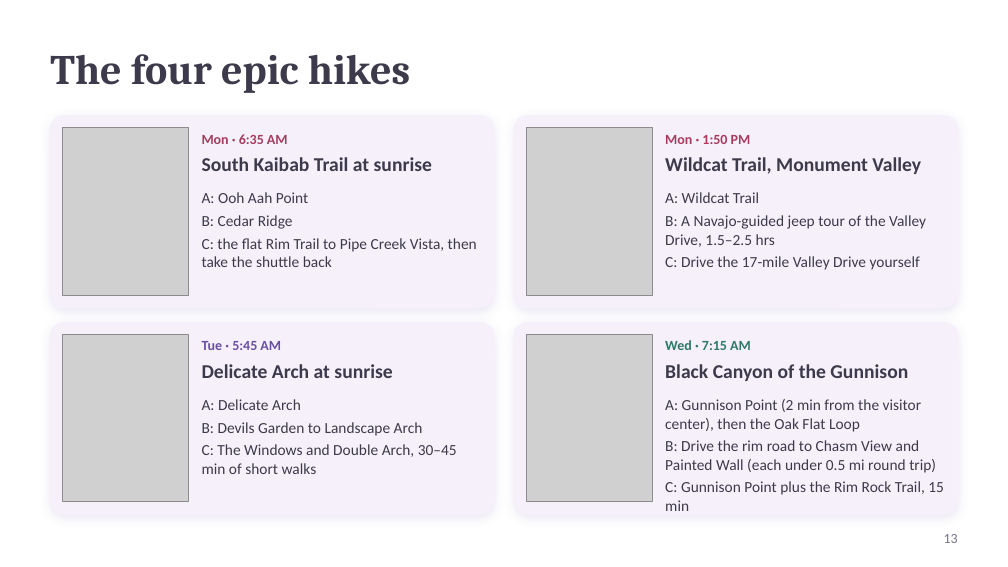
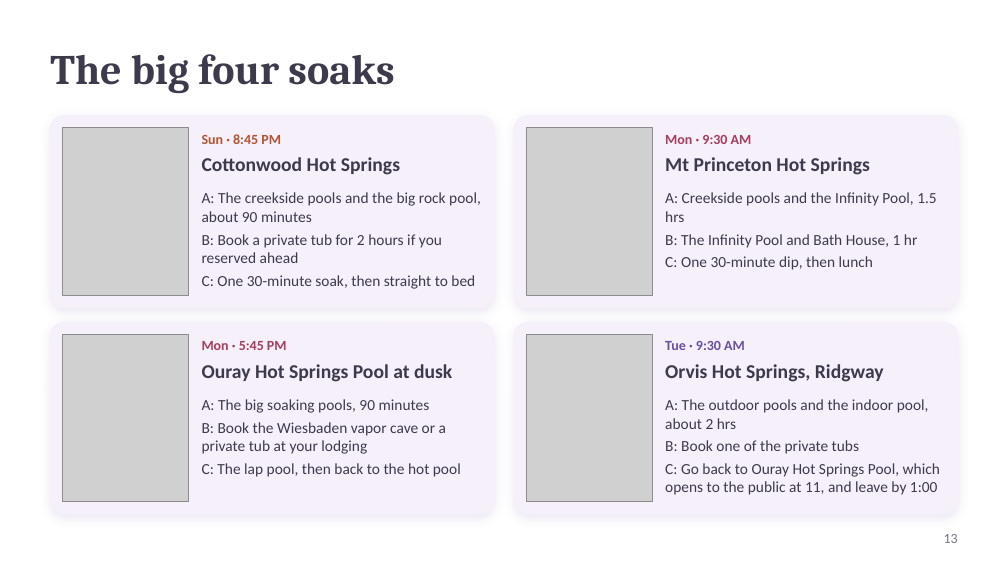
Before and after one commit to kohl-crypto/desert-to-divide, a slide deck: slide 13 of Desert-to-Divide-Tour-Guide.pptx. Drawn at 1008x567 pixels with LibreOffice and Linux fonts; fonts in the diff are those of the drawing; grey boxes stand for pictures. Boxes give left, top, right and bottom in pixels: in the first picture for what was removed or moved away, otherwise in the second. Text is boxed around its words. In the diff, an @@ line names an element or a change of style, - is before the commit and + after.

```diff
--- a/Desert-to-Divide-Tour-Guide.pptx
+++ b/Desert-to-Divide-Tour-Guide.pptx
@@ title at [50,54,394,93]: text changed @@
-The four epic hikes
+The big four soaks
@@ text at [202,134,281,144]: text changed; text colour #A63D5E to #B4532F @@
-Mon · 6:35 AM
+Sun · 8:45 PM
@@ text at [665,135,752,144]: text changed @@
-Mon · 1:50 PM
+Mon · 9:30 AM
@@ text at [202,157,400,175]: text changed @@
-South Kaibab Trail at sunrise
+Cottonwood Hot Springs
@@ text at [665,157,870,175]: text changed @@
-Wildcat Trail, Monument Valley
+Mt Princeton Hot Springs
@@ text at [202,192,481,289]: text changed @@
-A: Ooh Aah Point
-B: Cedar Ridge
-C: the flat Rim Trail to Pipe Creek Vista, then take the shuttle back
+A: The creekside pools and the big rock pool, about 90 minutes
+B: Book a private tub for 2 hours if you reserved ahead
+C: One 30-minute soak, then straight to bed
@@ text at [665,192,936,270]: text changed @@
-A: Wildcat Trail
-B: A Navajo-guided jeep tour of the Valley Drive, 1.5–2.5 hrs
-C: Drive the 17-mile Valley Drive yourself
+A: Creekside pools and the Infinity Pool, 1.5 hrs
+B: The Infinity Pool and Bath House, 1 hr
+C: One 30-minute dip, then lunch
@@ text at [202,341,287,350]: text changed; text colour #6A4FA3 to #A63D5E @@
-Tue · 5:45 AM
+Mon · 5:45 PM
@@ text at [665,341,745,350]: text changed; text colour #2F7A66 to #6A4FA3 @@
-Wed · 7:15 AM
+Tue · 9:30 AM
@@ text at [202,364,452,382]: text changed @@
-Delicate Arch at sunrise
+Ouray Hot Springs Pool at dusk
@@ text at [665,364,884,382]: text changed @@
-Black Canyon of the Gunnison
+Orvis Hot Springs, Ridgway
@@ text at [202,399,461,477]: text changed @@
-A: Delicate Arch
-B: Devils Garden to Landscape Arch
-C: The Windows and Double Arch, 30–45 min of short walks
+A: The big soaking pools, 90 minutes
+B: Book the Wiesbaden vapor cave or a private tub at your lodging
+C: The lap pool, then back to the hot pool
@@ text at [665,399,940,495]: text changed @@
-A: Gunnison Point (2 min from the visitor center), then the Oak Flat Loop
-B: Drive the rim road to Chasm View and Painted Wall (each under 0.5 mi round trip)
-C: Gunnison Point plus the Rim Rock Trail, 15 min
+A: The outdoor pools and the indoor pool, about 2 hrs
+B: Book one of the private tubs
+C: Go back to Ouray Hot Springs Pool, which opens to the public at 11, and leave by 1:00
```
Also in this commit, not shown: 16 other slides changed, 25 other files.
